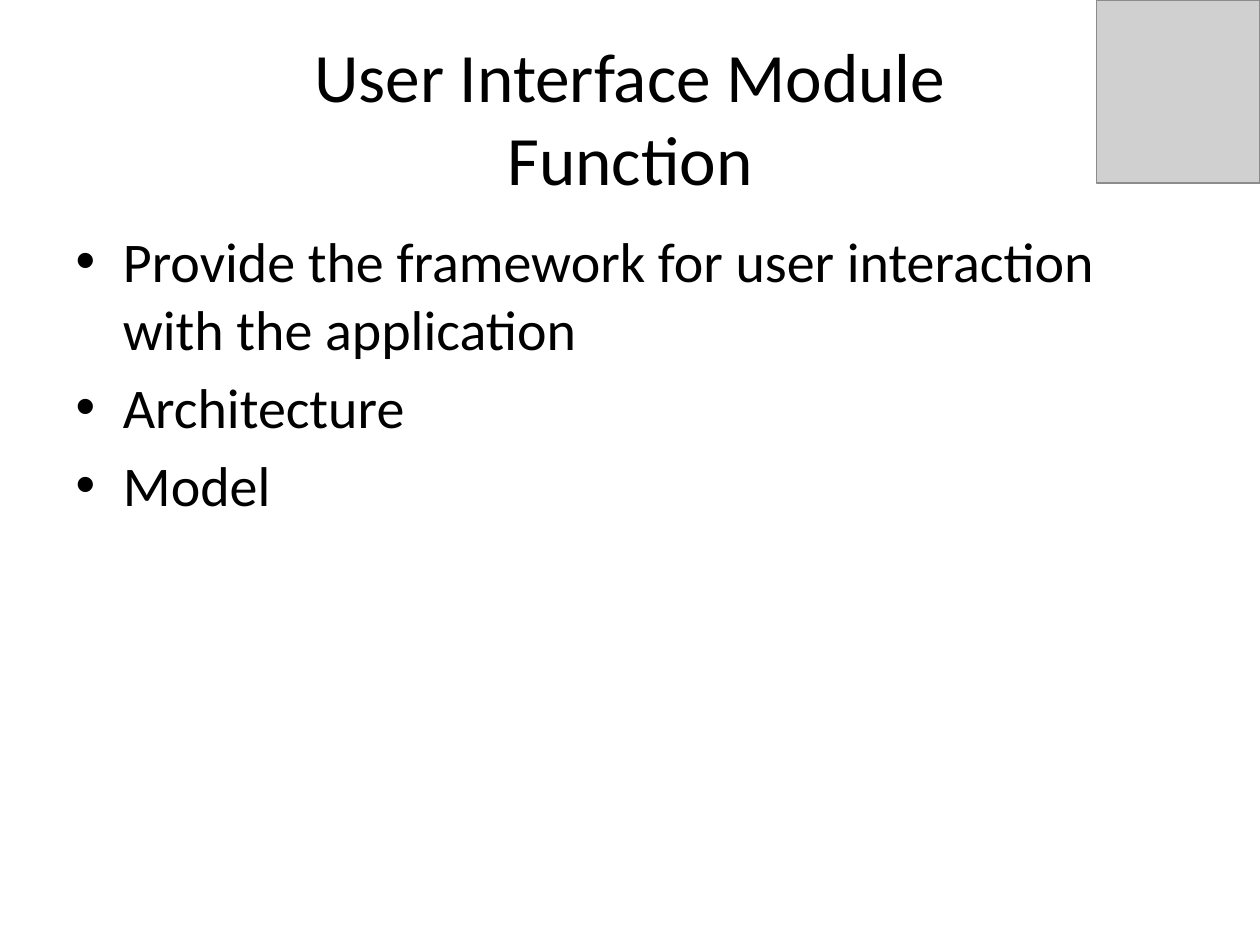
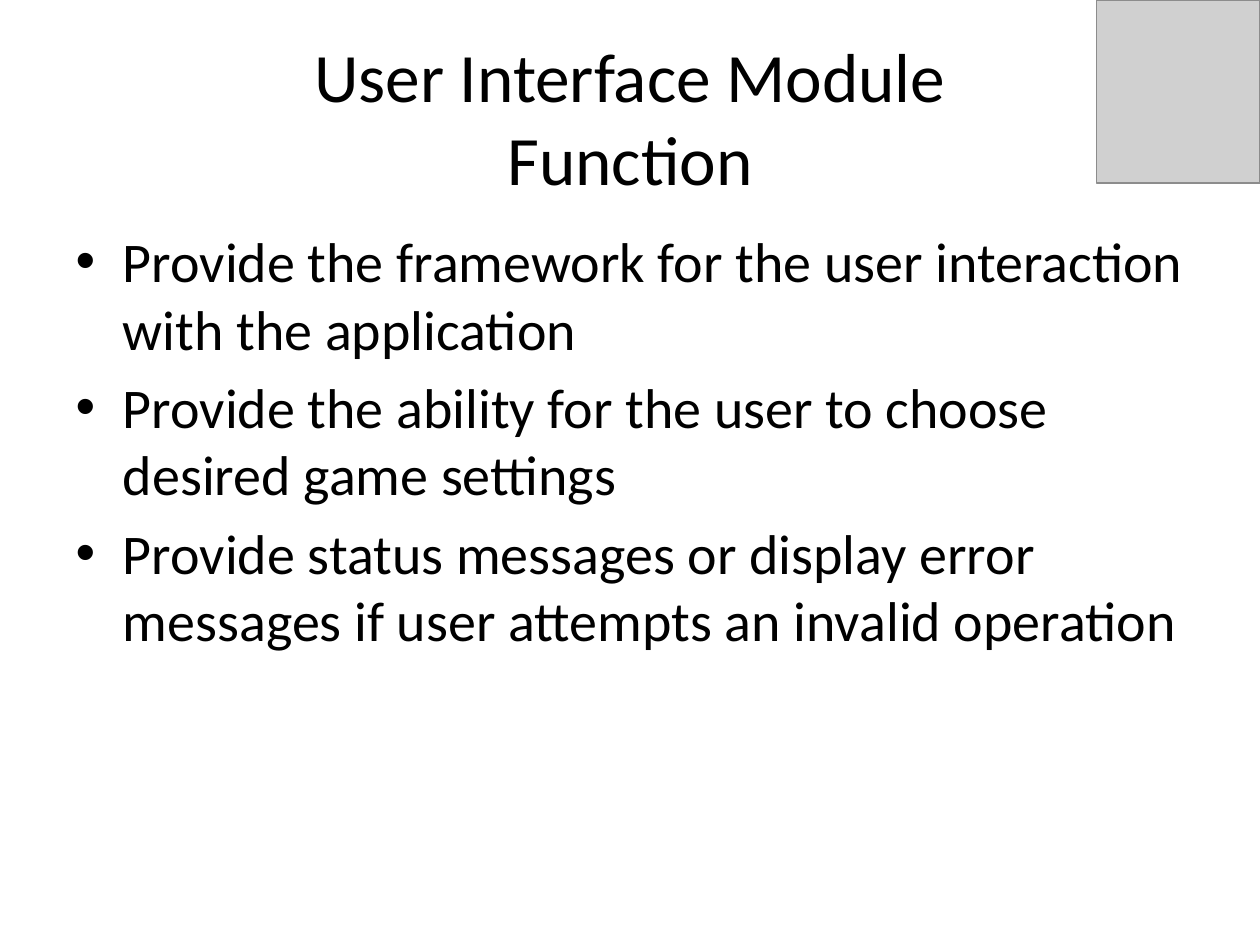
Before and after one commit to idxExtropy/duel-reality, a slide deck: slide 10 of Docs/DUEL REALITY .pptx. Drawn at 1260x945 pixels with LibreOffice and Linux fonts; fonts in the diff are those of the drawing; grey boxes stand for pictures. Boxes give left, top, right and bottom in pixels: in the first picture for what was removed or moved away, otherwise in the second. Text is boxed around its words. In the diff, an @@ line names an element or a change of style, - is before the commit and + after.

```diff
--- a/Docs/DUEL REALITY .pptx
+++ b/Docs/DUEL REALITY .pptx
@@ text at bbox=[123, 243, 1182, 651]: text changed @@
-• Provide the framework for user interaction with the application
-• Architecture
-• Model
+• Provide the framework for the user interaction with the application
+• Provide the ability for the user to choose desired game settings
+• Provide status messages or display error messages if user attempts an invalid operation
```
Also in this commit, not shown: 1 slide added.
